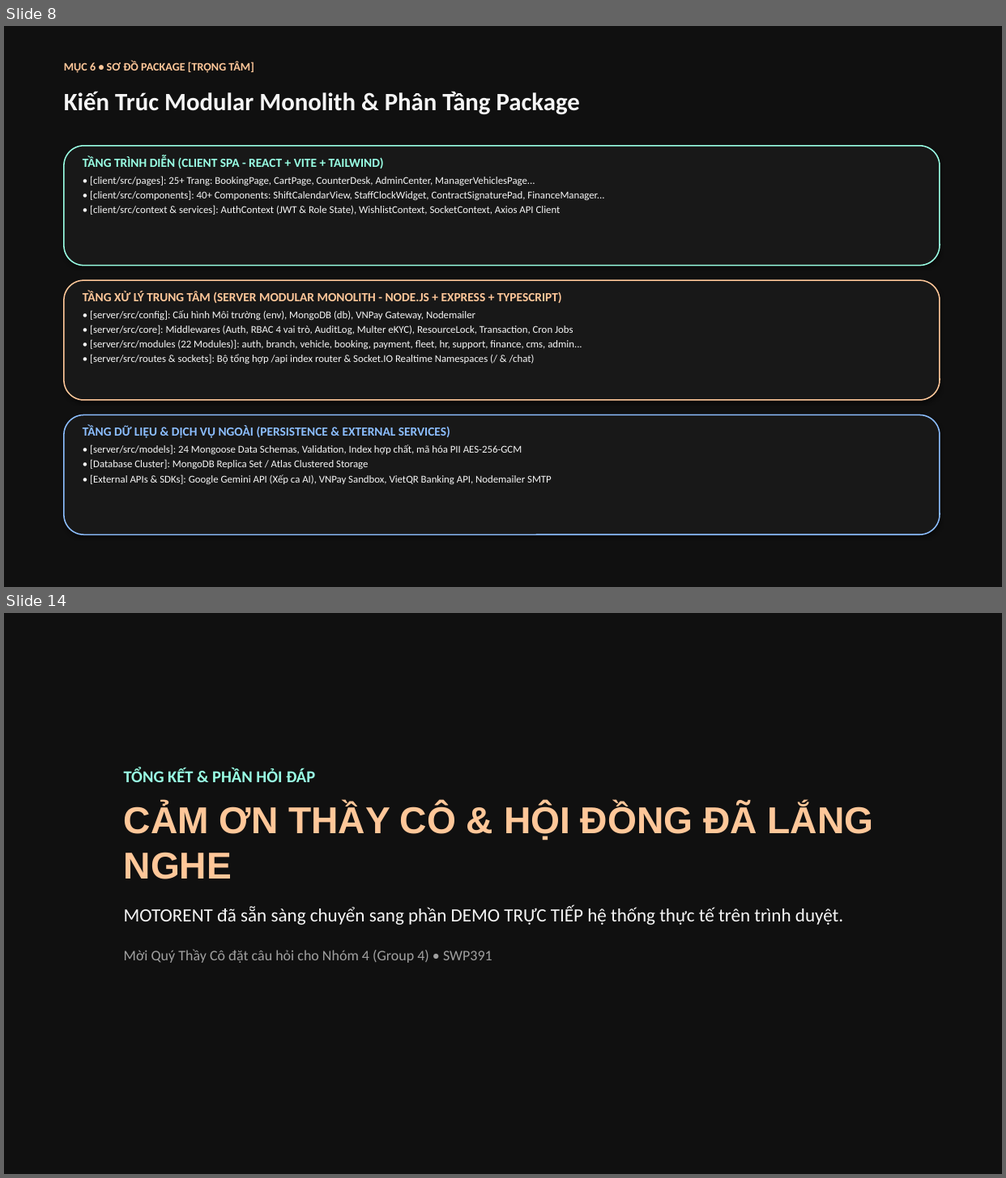
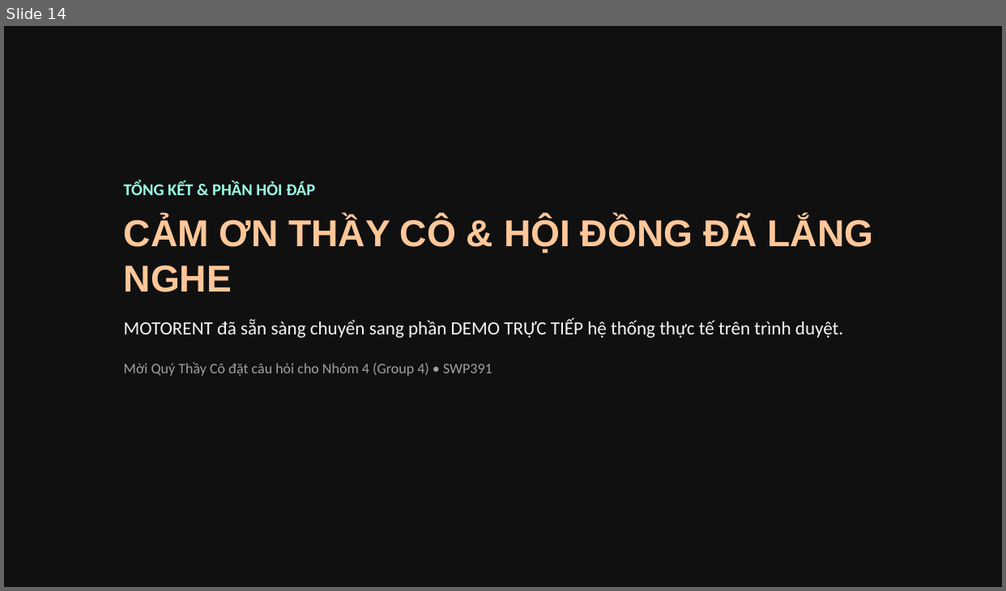
Before and after one commit to Hoang-124/Motorent, a slide deck: docs/MOTORENT_SWP391_Slide_Trinh_Bay.pptx. Shown one above the other, each under a label of ours: slides 8 and 14 before the commit, slide 14 after it; the slides between them are not shown. The pictures are 1006x1178 and 1006x591 pixels, drawn with LibreOffice and Linux fonts; fonts in the diff are those of the drawing. Boxes give left, top, right and bottom in pixels: in the first picture for what was removed or moved away, otherwise in the second. Text is boxed around its words. In the diff, an @@ line names an element or a change of style, - is before the commit and + after.

Commit message:
feat(docs): embed authentic diagrams (Package, UC & Database ERD) into presentation slides

```diff
--- a/docs/MOTORENT_SWP391_Slide_Trinh_Bay.pptx
+++ b/docs/MOTORENT_SWP391_Slide_Trinh_Bay.pptx
@@ slide 8 removed at bbox=[4, 26, 1002, 587], background #FFFFFF @@
@@ rectangle removed at bbox=[4, 26, 1002, 587] @@
@@ text removed at bbox=[64, 61, 253, 73] @@
-MỤC 6 • SƠ ĐỒ PACKAGE [TRỌNG TÂM]
@@ text removed at bbox=[64, 91, 580, 115] @@
-Kiến Trúc Modular Monolith & Phân Tầng Package
@@ rounded rectangle removed at bbox=[64, 146, 940, 266] @@
@@ text removed at bbox=[83, 156, 604, 215] @@
-TẦNG TRÌNH DIỄN (CLIENT SPA - REACT + VITE + TAILWIND)
-• [client/src/pages]: 25+ Trang: BookingPage, CartPage, CounterDesk, AdminCenter, ManagerVehiclesPage...
-• [client/src/components]: 40+ Components: ShiftCalendarView, StaffClockWidget, ContractSignaturePad, FinanceManager...
-• [client/src/context & services]: AuthContext (JWT & Role State), WishlistContext, SocketContext, Axios API Client
@@ rounded rectangle removed at bbox=[64, 280, 940, 400] @@
@@ text removed at bbox=[83, 291, 582, 364] @@
-TẦNG XỬ LÝ TRUNG TÂM (SERVER MODULAR MONOLITH - NODE.JS + EXPRESS + TYPESCRIPT)
-• [server/src/config]: Cấu hình Môi trường (env), MongoDB (db), VNPay Gateway, Nodemailer
-• [server/src/core]: Middlewares (Auth, RBAC 4 vai trò, AuditLog, Multer eKYC), ResourceLock, Transaction, Cron Jobs
-• [server/src/modules (22 Modules)]: auth, branch, vehicle, booking, payment, fleet, hr, support, finance, cms, admin...
-• [server/src/routes & sockets]: Bộ tổng hợp /api index router & Socket.IO Realtime Namespaces (/ & /chat)
@@ rounded rectangle removed at bbox=[64, 416, 940, 535] @@
@@ text removed at bbox=[83, 425, 552, 484] @@
-TẦNG DỮ LIỆU & DỊCH VỤ NGOÀI (PERSISTENCE & EXTERNAL SERVICES)
-• [server/src/models]: 24 Mongoose Data Schemas, Validation, Index hợp chất, mã hóa PII AES-256-GCM
-• [Database Cluster]: MongoDB Replica Set / Atlas Clustered Storage
-• [External APIs & SDKs]: Google Gemini API (Xếp ca AI), VNPay Sandbox, VietQR Banking API, Nodemailer SMTP
```
Also in this commit, not shown: 12 slides changed, 1 slide added, 12 other files.
